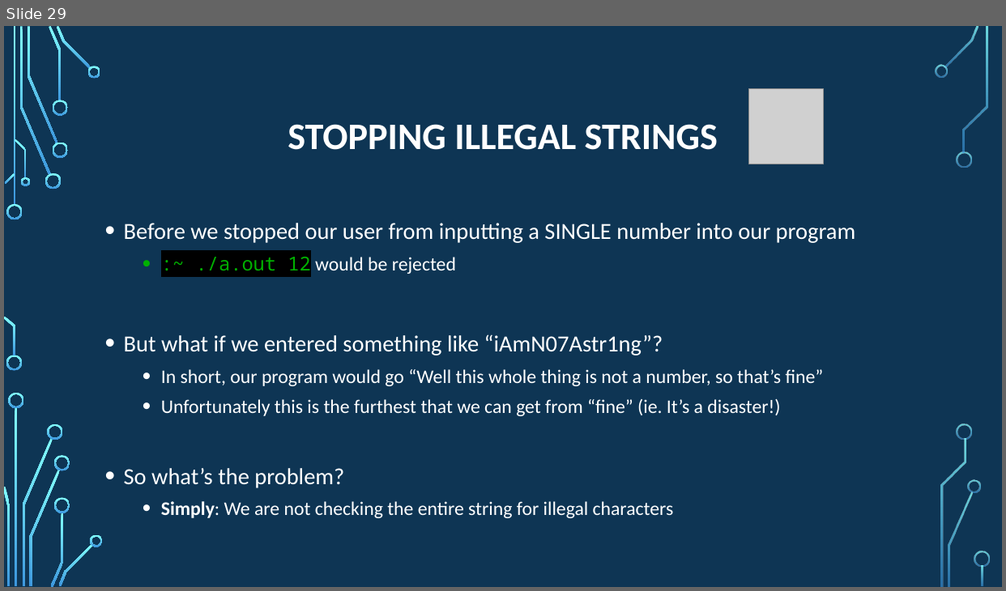
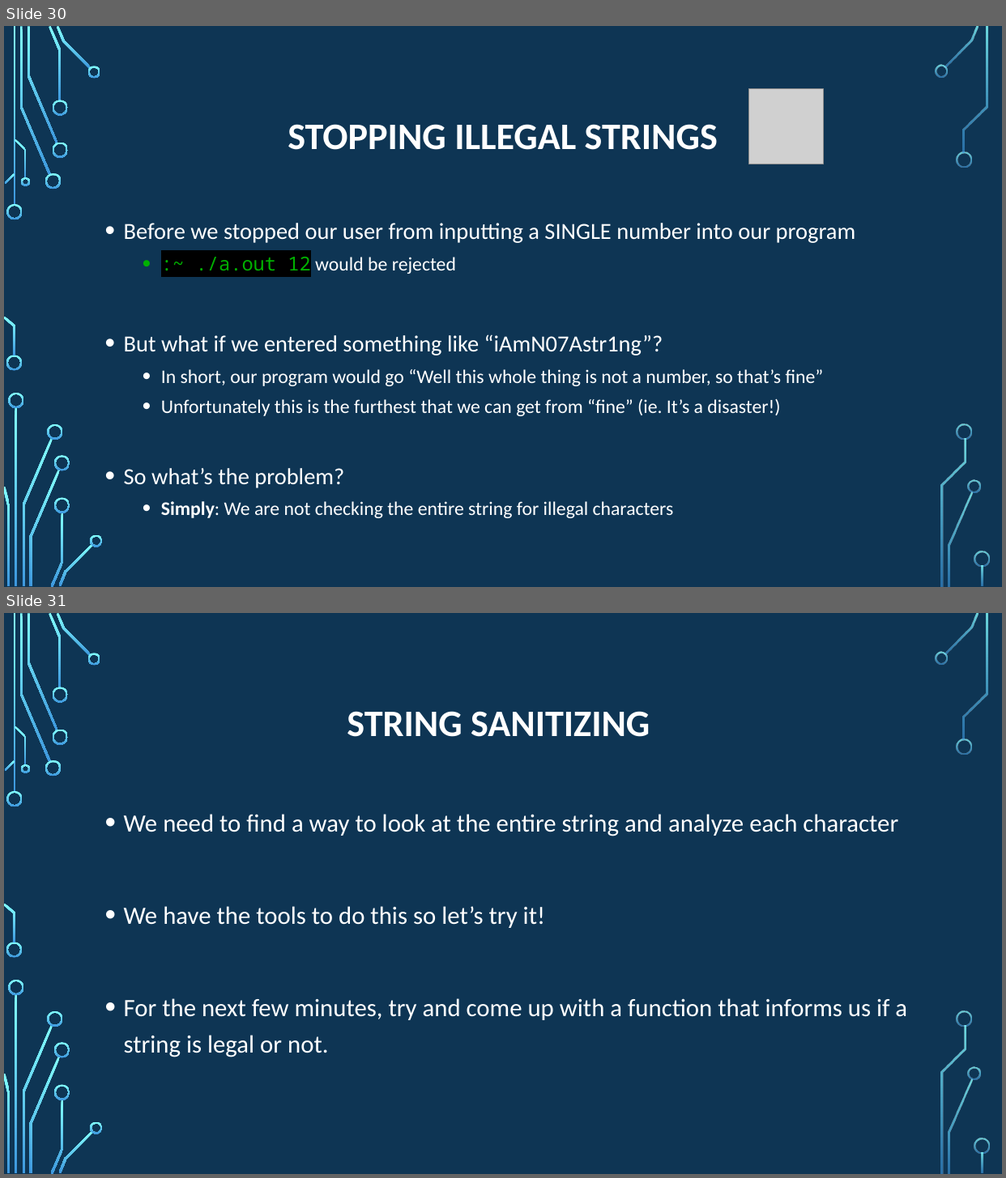
Before and after one commit to psypdt/ZIS_C-_Summer_Course_2019, a slide deck: Day_4/Day_4.pptx. Shown one above the other, each under a label of ours: slide 29 before the commit, slides 30 and 31 after it. The pictures are 1006x591 and 1006x1178 pixels, drawn with LibreOffice and Linux fonts; fonts in the diff are those of the drawing; grey boxes stand for pictures; background and template pictures are left out. Boxes give left, top, right and bottom in pixels: in the first picture for what was removed or moved away, otherwise in the second. Text is boxed around its words. In the diff, an @@ line names an element or a change of style, - is before the commit and + after.

```diff
--- a/Day_4/Day_4.pptx
+++ b/Day_4/Day_4.pptx
@@ slide 31 added at bbox=[4, 613, 1002, 1174], background picture (left out); not listed: 36 template elements that a slide beside it also shows @@
@@ title added at bbox=[347, 711, 650, 737], 36 pt, text #FFFFFF, bold @@
+STRING SANITIZING
@@ text added at bbox=[124, 814, 907, 1058], 24 pt, text #FFFFFF @@
+• We need to find a way to look at the entire string and analyze each character
+• We have the tools to do this so let’s try it!
+• For the next few minutes, try and come up with a function that informs us if a string is legal or not.
@@ what was slide 29 is now slide 30 @@
```
Also in this commit, not shown: 3 slides changed, 4 other slides added.
